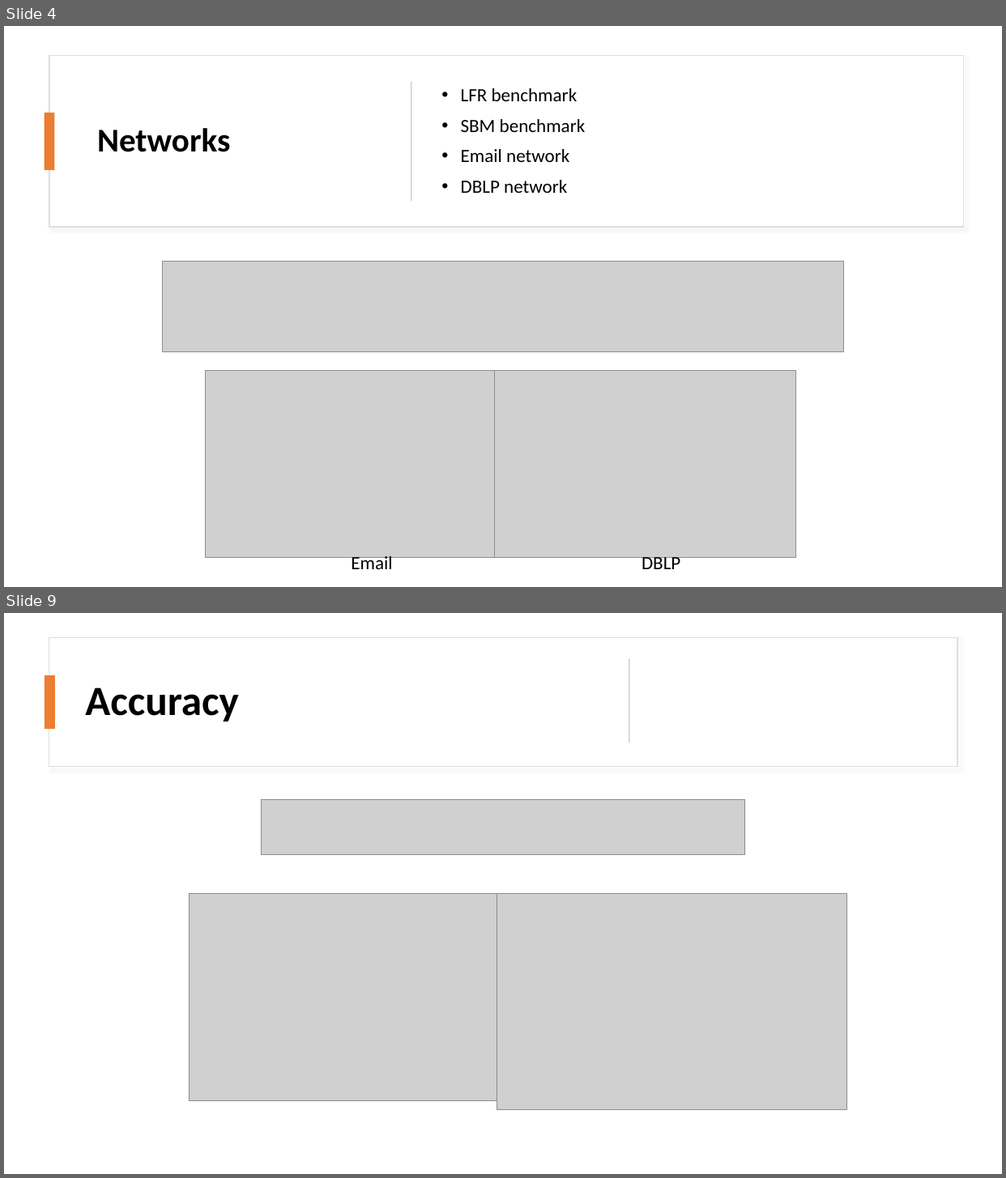
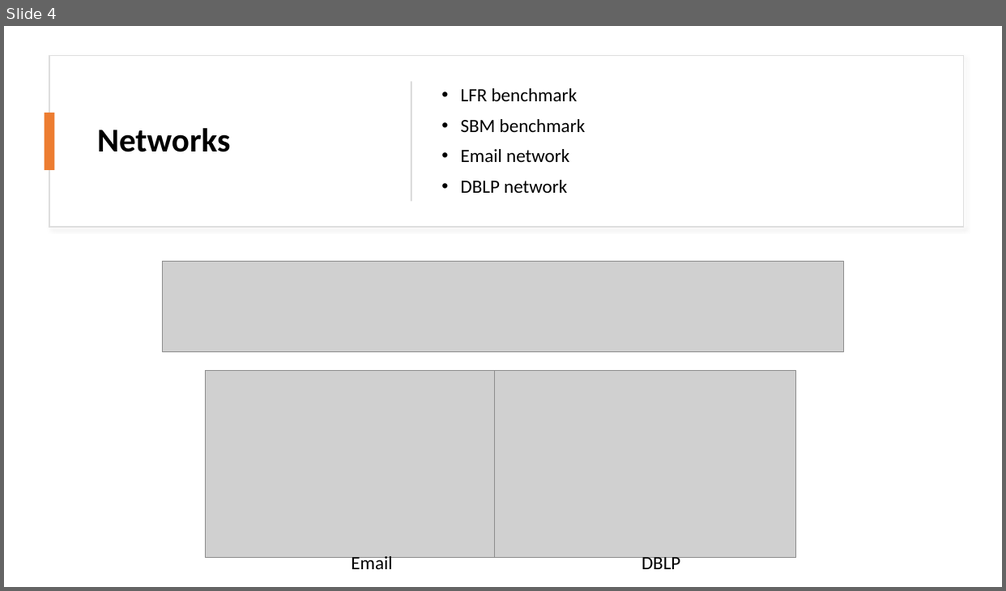
Before and after one commit to fabiuchiha/CRC2021, a slide deck: Docs/CRC_presentation.pptx. Shown one above the other, each under a label of ours: slides 4 and 9 before the commit, slide 4 after it; the slides between them are not shown. The pictures are 1006x1178 and 1006x591 pixels, drawn with LibreOffice and Linux fonts; fonts in the diff are those of the drawing; grey boxes stand for pictures. Boxes give left, top, right and bottom in pixels: in the first picture for what was removed or moved away, otherwise in the second. Text is boxed around its words. In the diff, an @@ line names an element or a change of style, - is before the commit and + after.

```diff
--- a/Docs/CRC_presentation.pptx
+++ b/Docs/CRC_presentation.pptx
@@ slide 9 removed at (4,613,1002,1174), background #FFFFFF @@
@@ rectangle removed at (49,637,957,766) @@
@@ rectangle removed at (629,659,630,743) @@
@@ rectangle removed at (44,676,55,730) @@
@@ title removed at (85,688,239,722) @@
-Accuracy
@@ picture removed at (261,799,745,855) @@
@@ picture removed at (189,894,503,1101) @@
@@ picture removed at (496,894,847,1110) @@
```
Also in this commit, not shown: 5 slides changed, 1 slide added.
